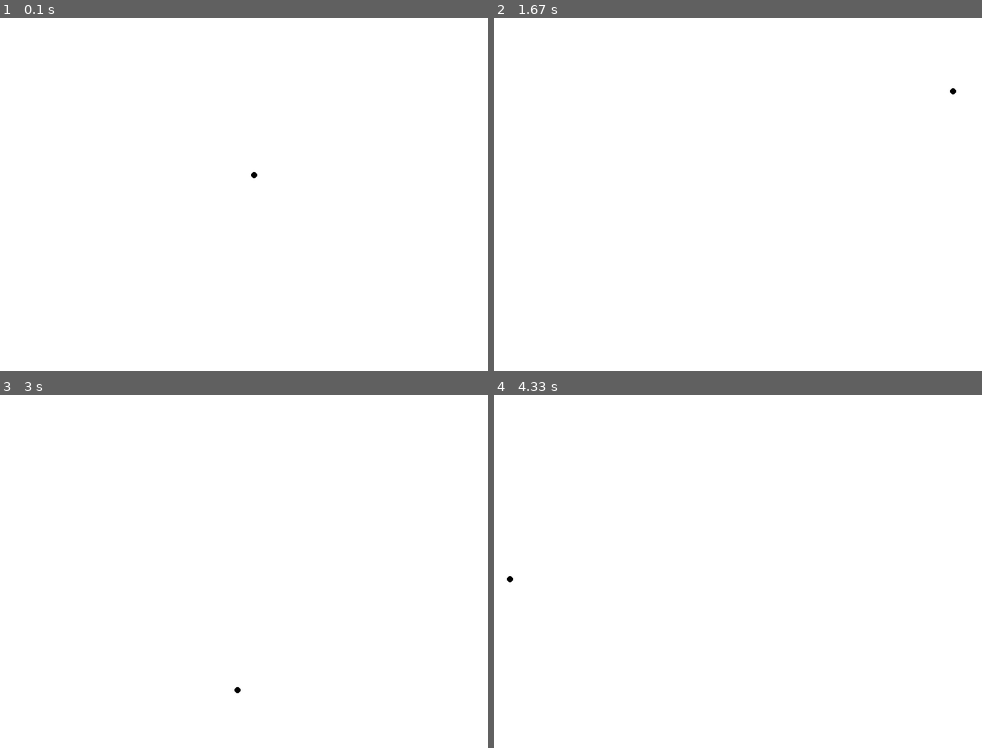
Above: before the commit, frames 1-4 (two rows, left to right).
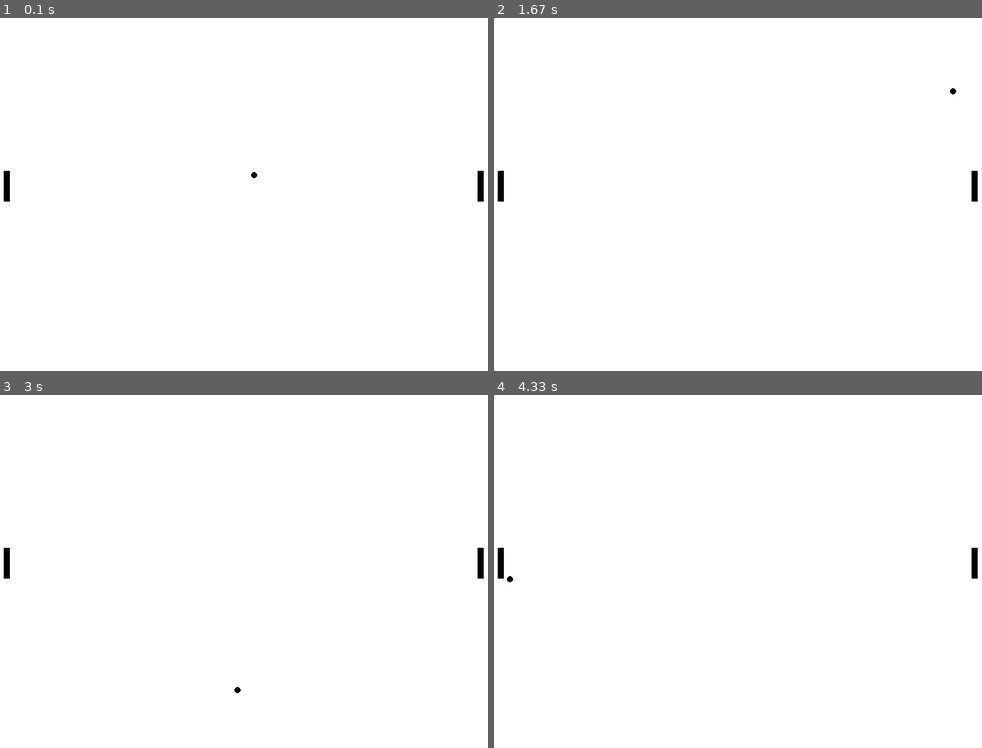
Above: after the commit, the same moments.

Repository: tk-wong/pygame-pong
Game: pygame game, started from main.py
Same seed, same stepped clock (60 frames per second), same inputs: the game is played once before the commit and once after it.
Inputs:
- Up to frame 1 (0.1 s): no input
- Up to frame 2 (1.67 s): no input
- Up to frame 3 (3 s): no input
- Up to frame 4 (4.33 s): no input

The runs differ from the first frame. In frame 1, 0.2% of the frame differs, in the area x 0-100%, y 43-53%; in frame 2, 0.2%; in frame 3, 0.2%; in frame 4, 0.2%.

Commit message:
add paddles and collision detection for ball movement

Diff:
--- a/main.py
+++ b/main.py
@@ -21,6 +21,13 @@
     white = (255, 255, 255)
     black = (0, 0, 0)
     red = (255, 0, 0)
+
+    bat_width = 10
+    bat_height = 50
+    padding = 10
+    left_bat = pygame.Rect(0 + padding, screen_height // 2 - bat_height // 2, bat_width, bat_height)
+    right_bat = pygame.Rect(screen_width - bat_width - padding, screen_height // 2 - bat_height // 2, bat_width, bat_height)
+
     screen.fill(white)
     running = True
     while running:
@@ -40,6 +47,8 @@
         hit_box_size = ball_radius * 2
         hit_box = pygame.Rect(hit_box_x, hit_box_y, hit_box_size, hit_box_size)
         # pygame.draw.rect(screen, red, hit_box,1)
+        pygame.draw.rect(screen, black, left_bat)
+        pygame.draw.rect(screen, black, right_bat)
         moving_speed = speed * (delta_time / 1000) * target_fps
         if is_reversed_x:
             ball_x -= moving_speed
@@ -50,9 +59,9 @@
             ball_y += moving_speed
         else:
             ball_y -= moving_speed
-        if ball_x - ball_radius < border.left or ball_x + ball_radius > border.right:
+        if hit_left(ball_radius, ball_x, border) or hit_right(ball_radius, ball_x, border):
             is_reversed_x = not is_reversed_x
-        if ball_y - ball_radius < border.top or ball_y + ball_radius > border.bottom:
+        if hit_top(ball_radius, ball_y, border) or hit_bottom(ball_radius, ball_y, border):
             is_reversed_y = not is_reversed_y
         # if ball_y < 0:
         #     is_reversed_y = True
@@ -66,6 +75,22 @@
         # ball.move(5,5)
 
 
+def hit_bottom(ball_radius, ball_y, border):
+    return ball_y + ball_radius > border.bottom
+
+
+def hit_top(ball_radius, ball_y, border):
+    return ball_y - ball_radius < border.top
+
+
+def hit_right(ball_radius, ball_x, border):
+    return ball_x + ball_radius > border.right
+
+
+def hit_left(ball_radius, ball_x, border):
+    return ball_x - ball_radius < border.left
+
+
 # https://stackoverflow.com/questions/55626092/how-to-calculate-reflection-angle-of-a-ball-colliding-with-a-wall
 if __name__ == '__main__':
     main()
